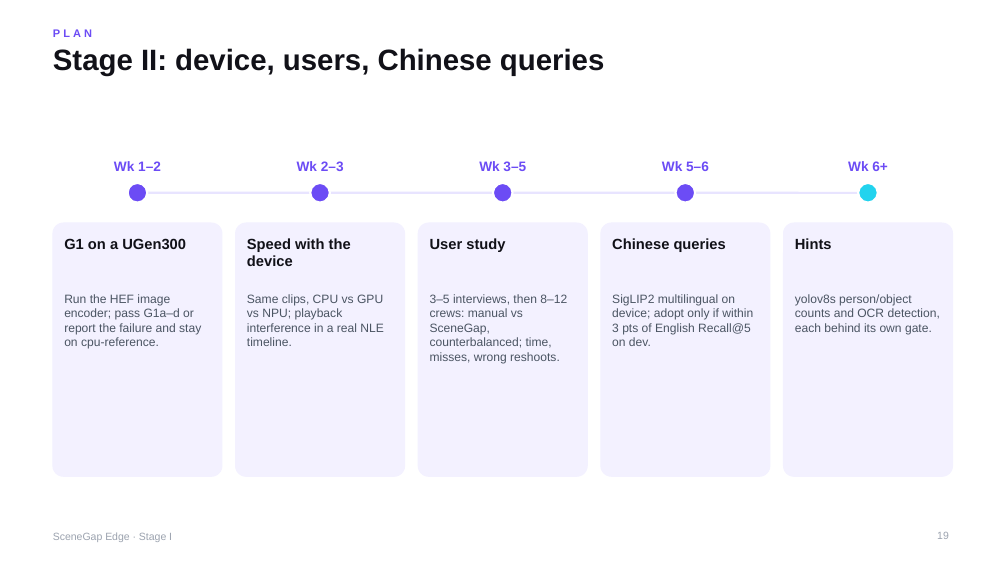
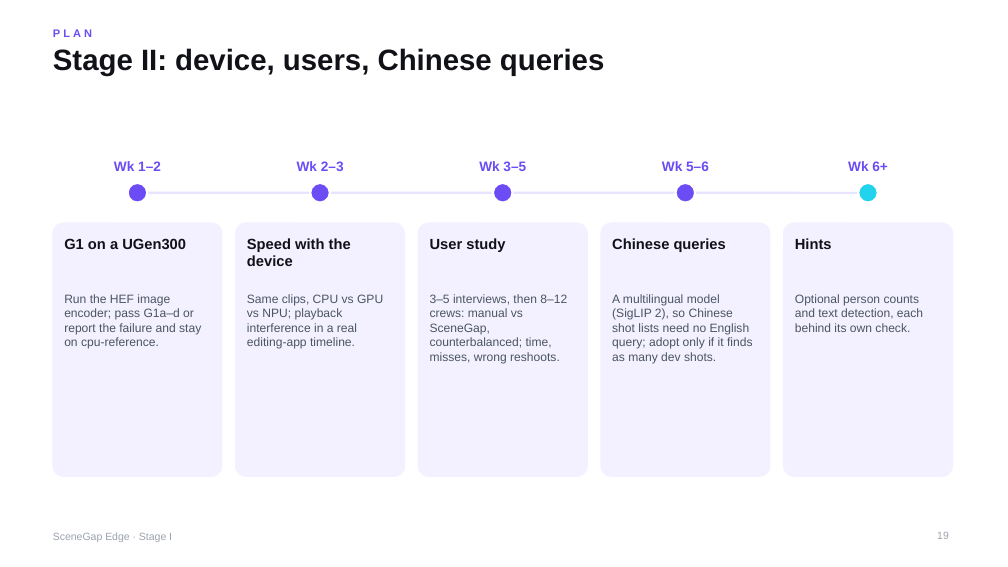
Before and after one commit to yu9bryan/scenegap-edge, a slide deck: slide 19 of docs/deck/SceneGapEdge_StageI_Proposal.pptx. Drawn at 1008x567 pixels with LibreOffice and Linux fonts; fonts in the diff are those of the drawing. Boxes give left, top, right and bottom in pixels: in the first picture for what was removed or moved away, otherwise in the second. Text is boxed around its words. In the diff, an @@ line names an element or a change of style, - is before the commit and + after.

```diff
--- a/docs/deck/SceneGapEdge_StageI_Proposal.pptx
+++ b/docs/deck/SceneGapEdge_StageI_Proposal.pptx
@@ text at (247,294,383,349): text changed @@
-Same clips, CPU vs GPU vs NPU; playback interference in a real NLE timeline.
+Same clips, CPU vs GPU vs NPU; playback interference in a real editing-app timeline.
@@ text at (612,294,753,363): text changed @@
-SigLIP2 multilingual on device; adopt only if within 3 pts of English Recall@5 on dev.
+A multilingual model (SigLIP 2), so Chinese shot lists need no English query; adopt only if it finds as many dev shots.
@@ text at (795,294,923,332): text changed @@
-yolov8s person/object counts and OCR detection, each behind its own gate.
+Optional person counts and text detection, each behind its own check.
```
Also in this commit, not shown: 22 other slides changed, 1 slide added, 3 other files.
